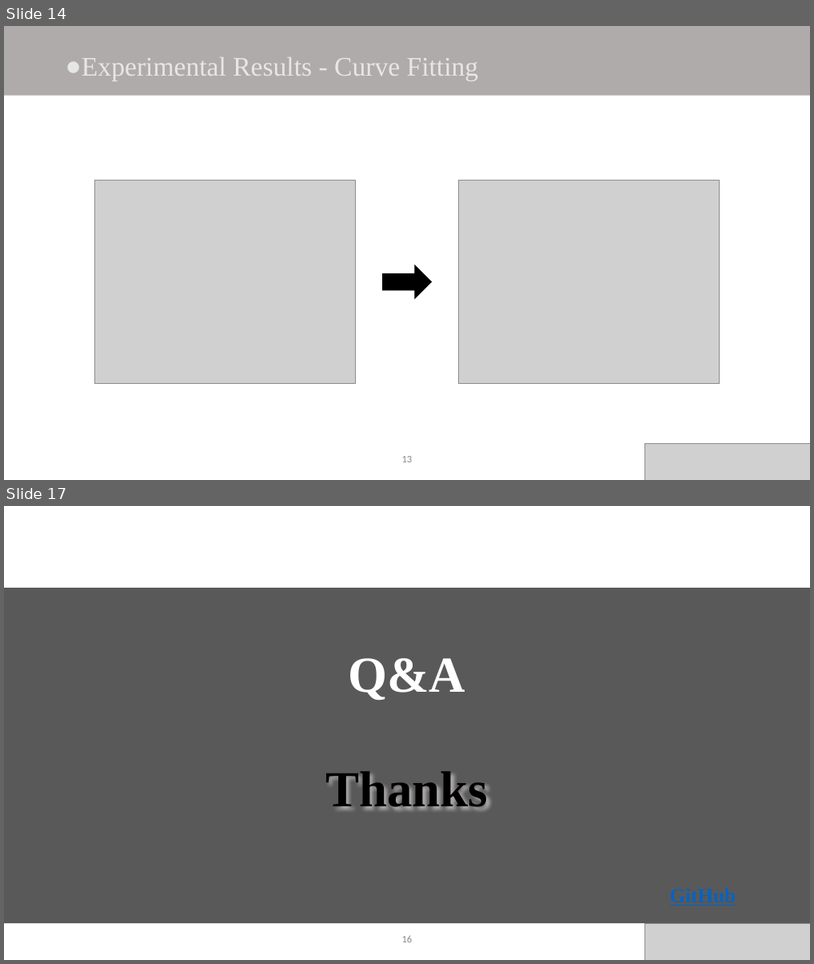
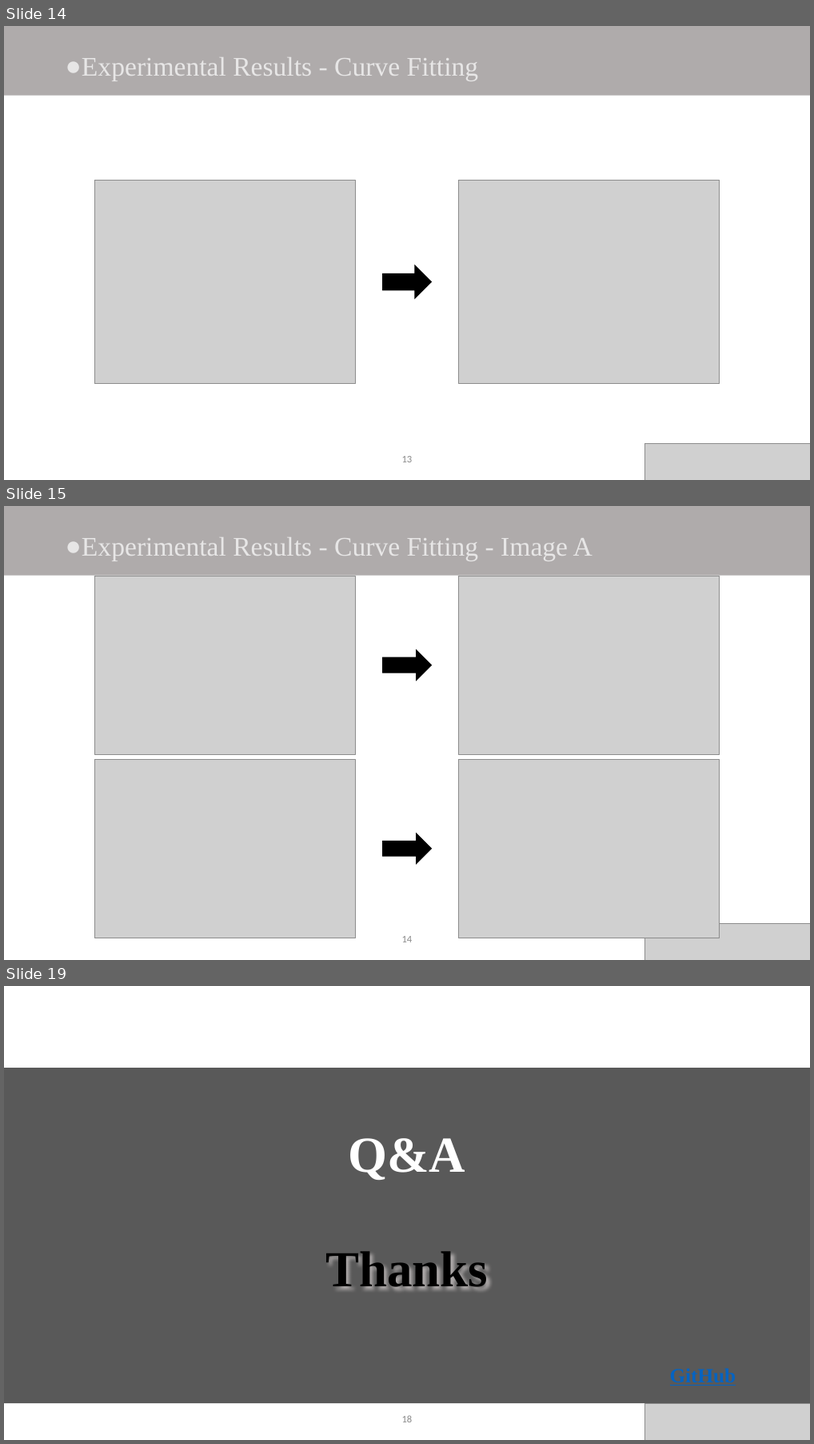
Before and after one commit to DanielHo-BS/MRI, a slide deck: Spin_echo_12echo_HW1/MRI_HW1_M11107309.pptx. Shown one above the other, each under a label of ours: slides 14 and 17 before the commit, slides 14, 15 and 19 after it; the slides between them are not shown. The pictures are 814x964 and 814x1444 pixels, drawn with LibreOffice and Linux fonts; fonts in the diff are those of the drawing; grey boxes stand for pictures. Boxes give left, top, right and bottom in pixels: in the first picture for what was removed or moved away, otherwise in the second. Text is boxed around its words. In the diff, an @@ line names an element or a change of style, - is before the commit and + after.

Commit message:
Update the pdf and ppt

```diff
--- a/Spin_echo_12echo_HW1/MRI_HW1_M11107309.pptx
+++ b/Spin_echo_12echo_HW1/MRI_HW1_M11107309.pptx
@@ slide 15 added at [4,506,810,960], background #FFFFFF @@
@@ rectangle added at [4,506,810,576], fill #AFABAB @@
@@ text added at [82,537,593,561], 32 pt, text #E7E6E6 @@
+● Experimental Results - Curve Fitting - Image A
@@ picture added at [94,576,355,754] @@
@@ picture added at [459,576,720,754] @@
@@ right arrow added at [382,650,431,680], fill #000000, outline #000000 1 pt @@
@@ picture added at [94,759,355,937] @@
@@ picture added at [459,759,720,937] @@
@@ right arrow added at [382,833,431,864], fill #000000, outline #000000 1 pt @@
@@ page number added at [402,936,413,942], 12 pt, text #8C8C8C @@
+14
@@ picture added at [646,923,810,960] @@
@@ what was slide 17 is now slide 19 @@
```
Also in this commit, not shown: 3 slides changed, 1 other slide added, 1 other file.
